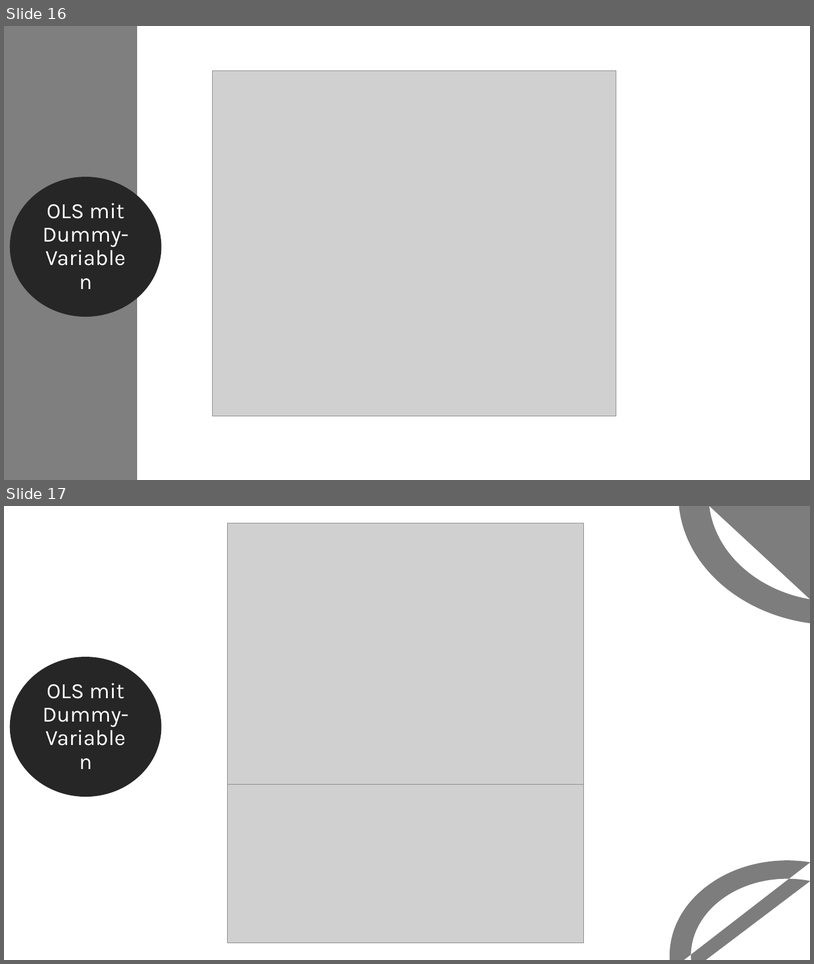
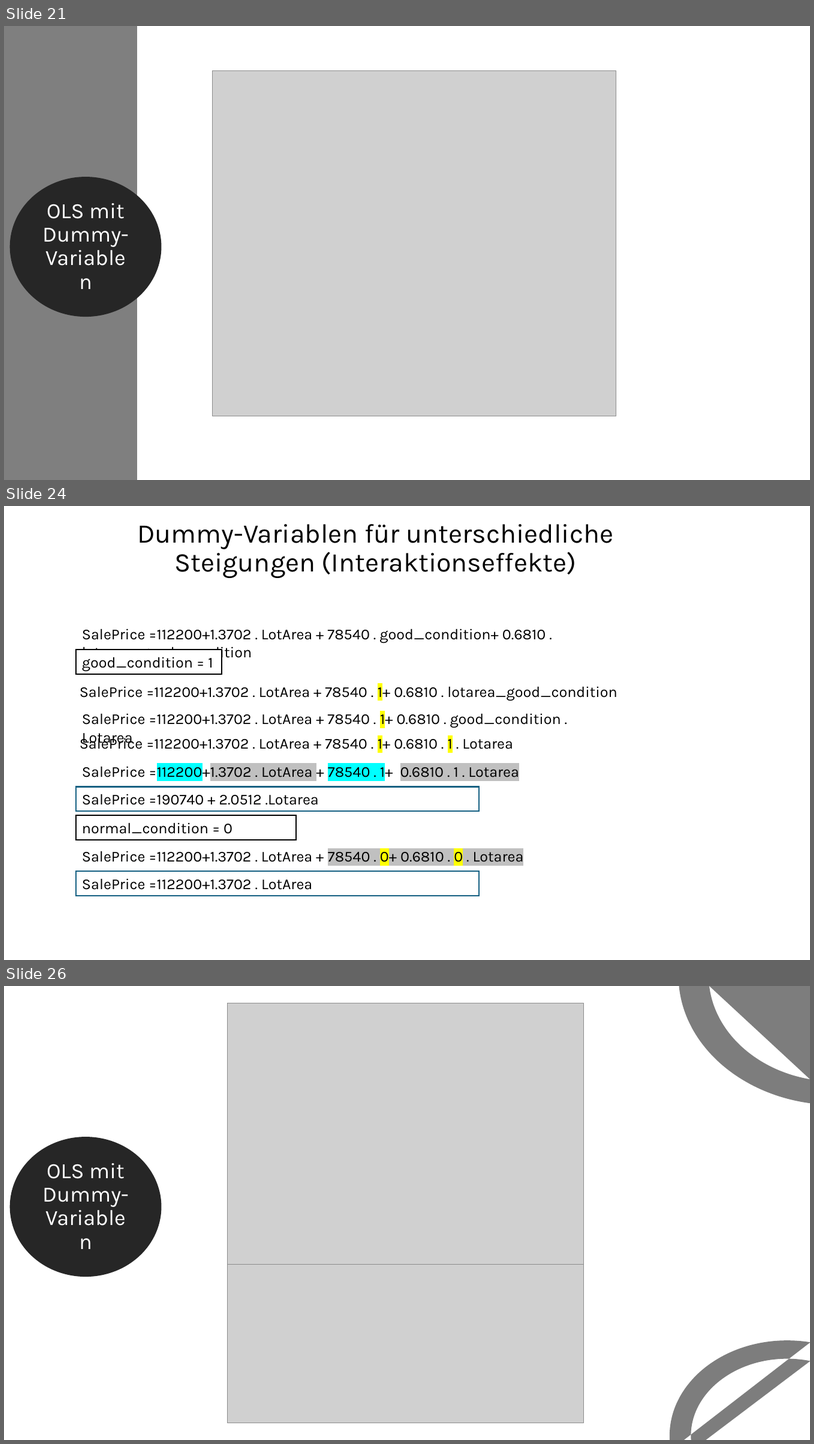
Before and after one commit to ApeXLgross/Stats2_project_PP, a slide deck: Statistk2.pptx. Shown one above the other, each under a label of ours: slides 16 and 17 before the commit, slides 21, 24 and 26 after it; the slides between them are not shown. The pictures are 814x964 and 814x1444 pixels, drawn with LibreOffice and Linux fonts; fonts in the diff are those of the drawing; grey boxes stand for pictures. Boxes give left, top, right and bottom in pixels: in the first picture for what was removed or moved away, otherwise in the second. Text is boxed around its words. In the diff, an @@ line names an element or a change of style, - is before the commit and + after.

```diff
--- a/Statistk2.pptx
+++ b/Statistk2.pptx
@@ slide 24 added at [4,506,810,960], background #FFFFFF @@
@@ title added at [137,524,614,578], 32 pt, text #000000 @@
+Dummy-Variablen für unterschiedliche Steigungen (Interaktionseffekte)
@@ text added at [82,628,546,661], 18 pt, text #000000 @@
+SalePrice =112200+1.3702 . LotArea + 78540 . good_condition+ 0.6810 . lotarea_good_condition
@@ rectangle added at [76,649,222,673], fill #FFFFFF, outline #000000 1.5 pt, 18 pt, text #000000 @@
+good_condition = 1
@@ text added at [80,683,618,700], 18 pt, text #000000 @@
+SalePrice =112200+1.3702 . LotArea + 78540 . 1+ 0.6810 . lotarea_good_condition
@@ text added at [82,711,561,728], 18 pt, text #000000 @@
+SalePrice =112200+1.3702 . LotArea + 78540 . 1+ 0.6810 . good_condition . Lotarea
@@ text added at [146,735,513,753], 18 pt, text #000000 @@
+SalePrice =112200+1.3702 . LotArea + 78540 . 1+ 0.6810 . 1 . Lotarea
@@ text added at [82,763,519,780], 18 pt, text #000000 @@
+SalePrice =112200+1.3702 . LotArea + 78540 . 1+ 0.6810 . 1 . Lotarea
@@ rectangle added at [76,787,479,811], fill #FFFFFF, outline #156082 1.5 pt, 18 pt, text #000000 @@
+SalePrice =190740 + 2.0512 .Lotarea
@@ rectangle added at [76,815,296,840], fill #FFFFFF, outline #000000 1.5 pt, 18 pt, text #000000 @@
+normal_condition = 0
@@ text added at [82,848,524,865], 18 pt, text #000000 @@
+SalePrice =112200+1.3702 . LotArea + 78540 . 0+ 0.6810 . 0 . Lotarea
@@ rectangle added at [76,871,479,895], fill #FFFFFF, outline #156082 1.5 pt, 18 pt, text #000000 @@
+SalePrice =112200+1.3702 . LotArea
@@ what was slide 16 is now slide 21 @@
@@ what was slide 17 is now slide 26 @@
```
Also in this commit, not shown: 6 slides changed, 12 other slides added, 3 slides removed.
